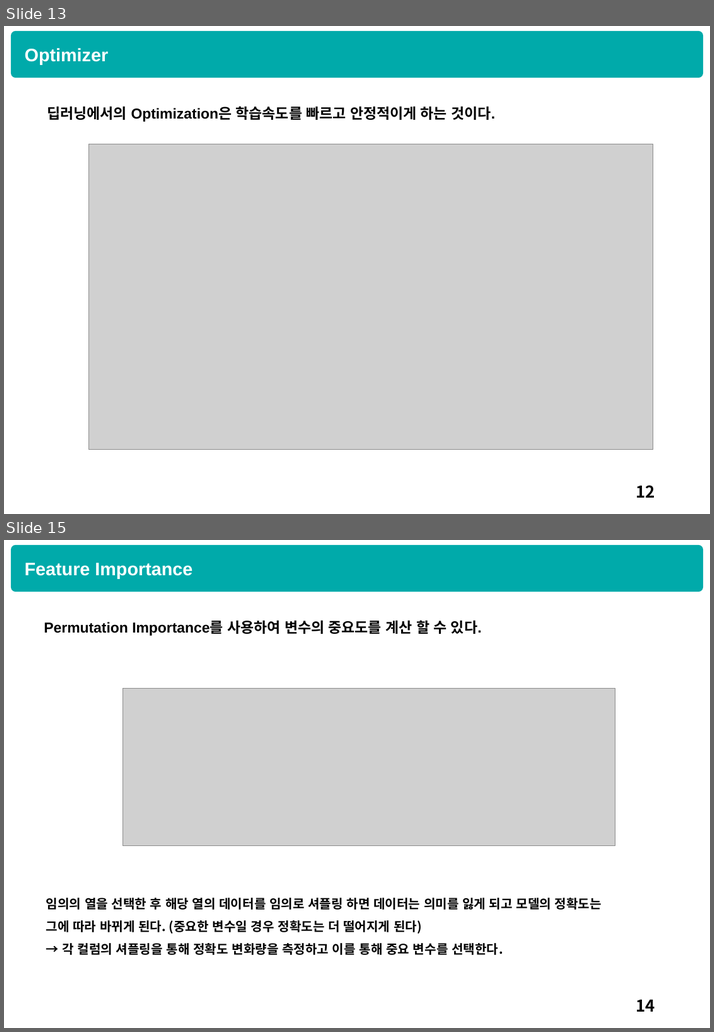
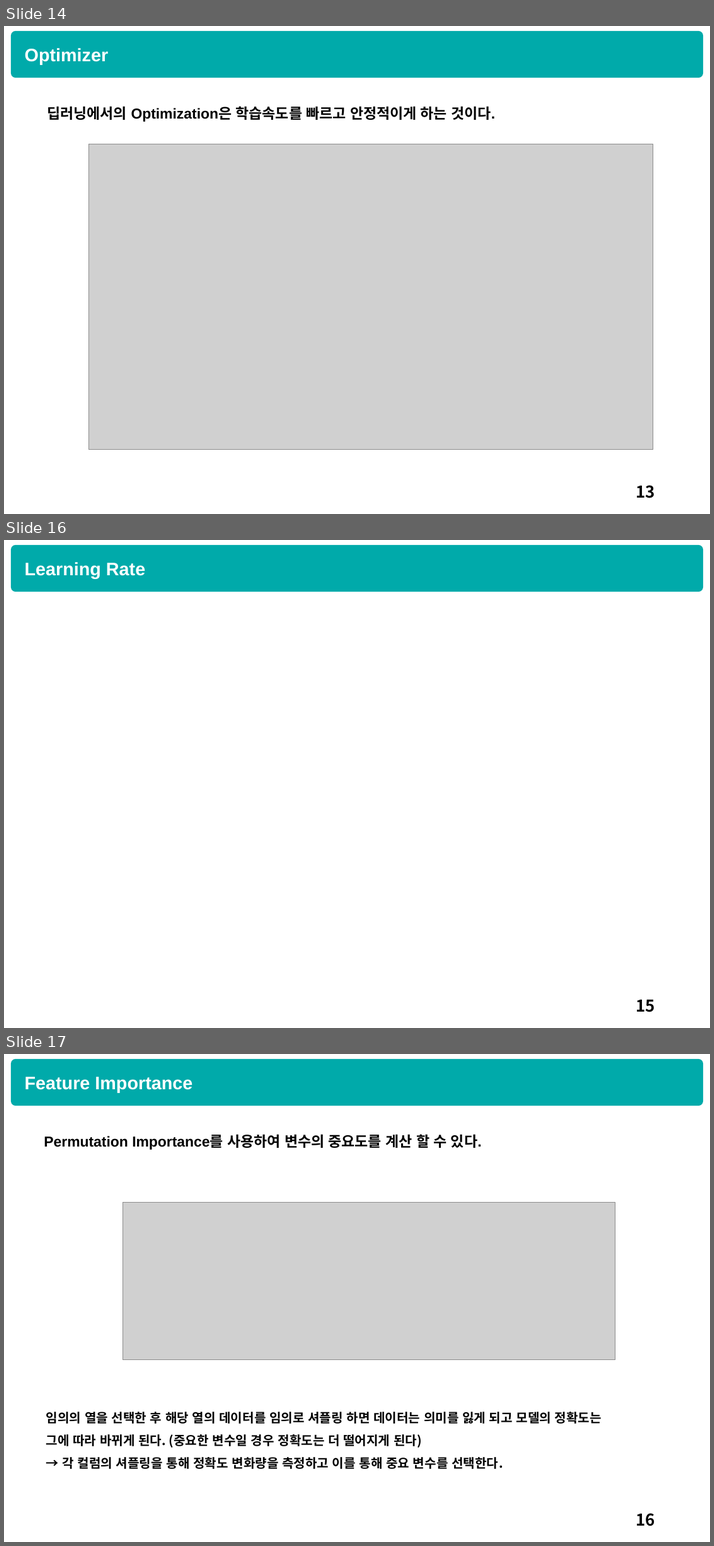
Before and after one commit to HyunQQ/analysis, a slide deck: dnn/dnn_hyunq.pptx. Shown one above the other, each under a label of ours: slides 13 and 15 before the commit, slides 14, 16 and 17 after it; the slides between them are not shown. The pictures are 714x1032 and 714x1546 pixels, drawn with LibreOffice and Linux fonts; fonts in the diff are those of the drawing; grey boxes stand for pictures. Boxes give left, top, right and bottom in pixels: in the first picture for what was removed or moved away, otherwise in the second. Text is boxed around its words. In the diff, an @@ line names an element or a change of style, - is before the commit and + after.

```diff
--- a/dnn/dnn_hyunq.pptx
+++ b/dnn/dnn_hyunq.pptx
@@ slide 16 added at (4, 540, 710, 1028), background #FFFFFF; not listed: 1 template element that a slide beside it also shows @@
@@ text added at (25, 562, 145, 579), 20 pt, text #FFFFFF, bold @@
+Learning Rate
@@ page number added at (635, 1000, 654, 1012), 18 pt, text #000000 @@
+15
@@ what was slide 13 is now slide 14 @@
@@ page number at (635, 485, 654, 498): text changed @@
-12
+13
@@ what was slide 15 is now slide 17 @@
@@ page number at (635, 1513, 654, 1526): text changed @@
-14
+16
```
Also in this commit, not shown: 1 slide changed, 1 other slide added, 6 other files.
